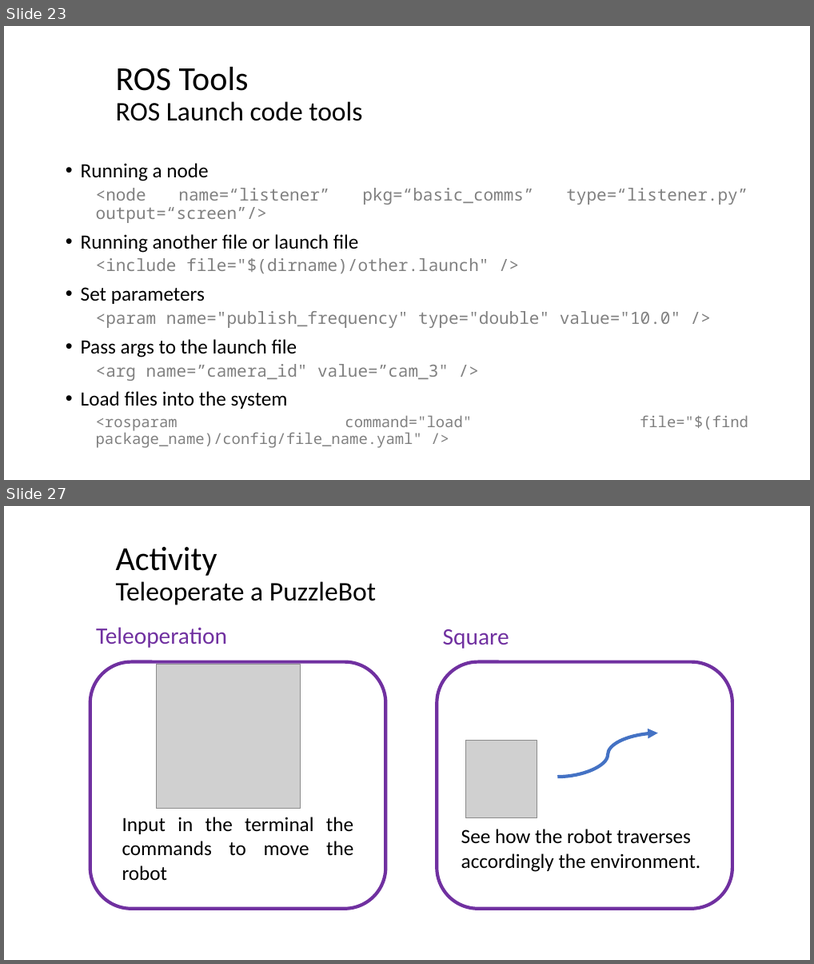
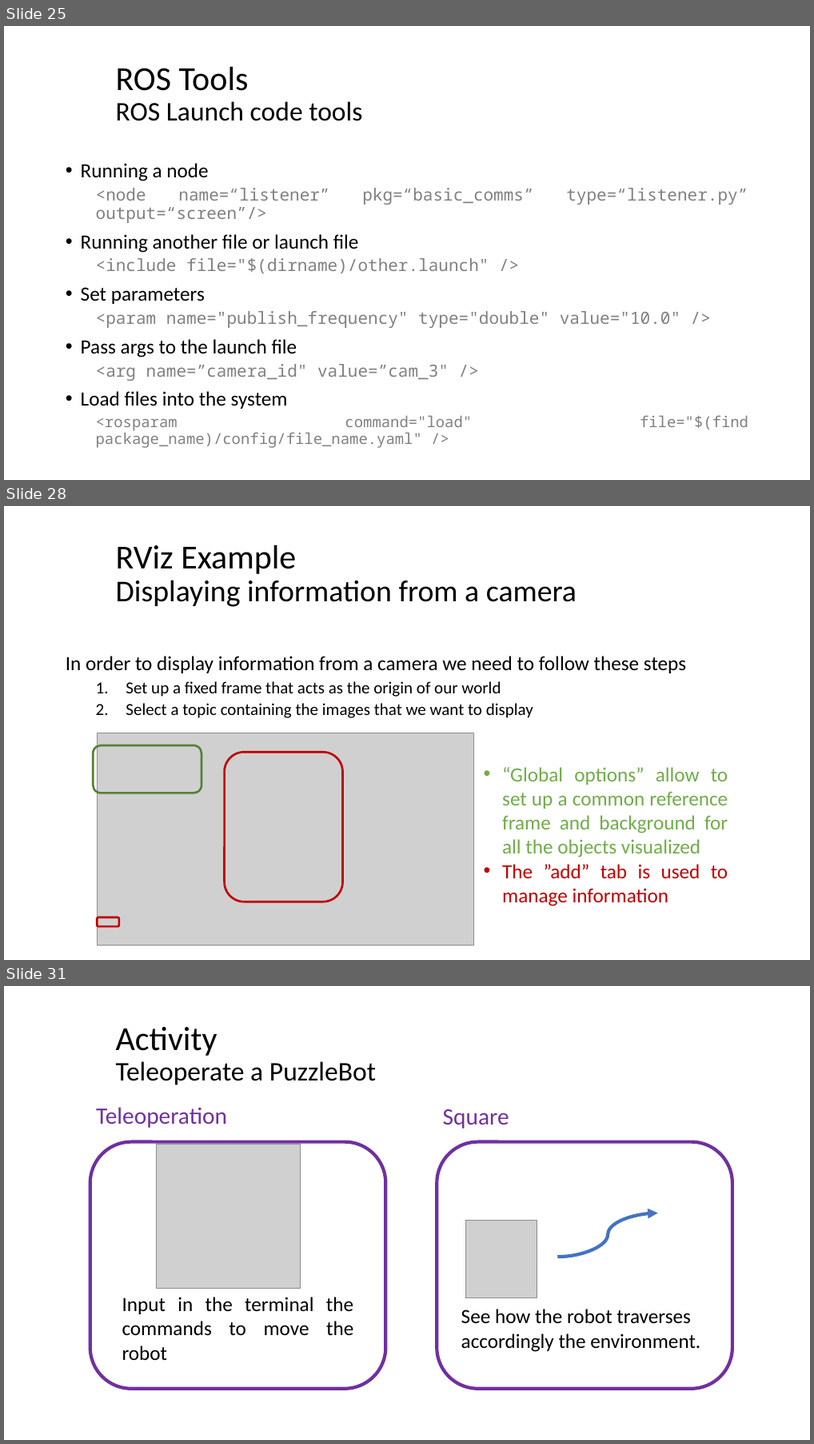
Before and after one commit to josefigarola/ManipulatorsFeb2022-Students, a slide deck: 17_02_2022/Introduction to ROS.pptx. Shown one above the other, each under a label of ours: slides 23 and 27 before the commit, slides 25, 28 and 31 after it; the slides between them are not shown. The pictures are 814x964 and 814x1444 pixels, drawn with LibreOffice and Linux fonts; fonts in the diff are those of the drawing; grey boxes stand for pictures; background and template pictures are left out. Boxes give left, top, right and bottom in pixels: in the first picture for what was removed or moved away, otherwise in the second. Text is boxed around its words. In the diff, an @@ line names an element or a change of style, - is before the commit and + after.

```diff
--- a/17_02_2022/Introduction to ROS.pptx
+++ b/17_02_2022/Introduction to ROS.pptx
@@ slide 28 added at [4, 506, 810, 960], background #FFFFFF @@
@@ title added at [116, 545, 577, 607], 36 pt, text #000000 @@
+RViz Example
+Displaying information from a camera
@@ text added at [66, 656, 686, 718], 20 pt, text #000000 @@
+In order to display information from a camera we need to follow these steps
+  1. Set up a fixed frame that acts as the origin of our world
+  2. Select a topic containing the images that we want to display
@@ rounded rectangle added at [93, 745, 202, 792], outline #548235 2.5 pt @@
@@ picture added at [97, 733, 474, 945] @@
@@ rounded rectangle added at [225, 752, 343, 901], outline #C00000 2.5 pt @@
@@ text added at [502, 767, 729, 906], 24 pt, text #70AD47 @@
+• “Global options” allow to set up a common reference frame and background for all the objects visualized
+• The ”add” tab is used to manage information
@@ rounded rectangle added at [97, 917, 119, 927], outline #C00000 2.5 pt @@
@@ what was slide 23 is now slide 25 @@
@@ what was slide 27 is now slide 31 @@
```
Also in this commit, not shown: 1 slide changed, 3 other slides added.
